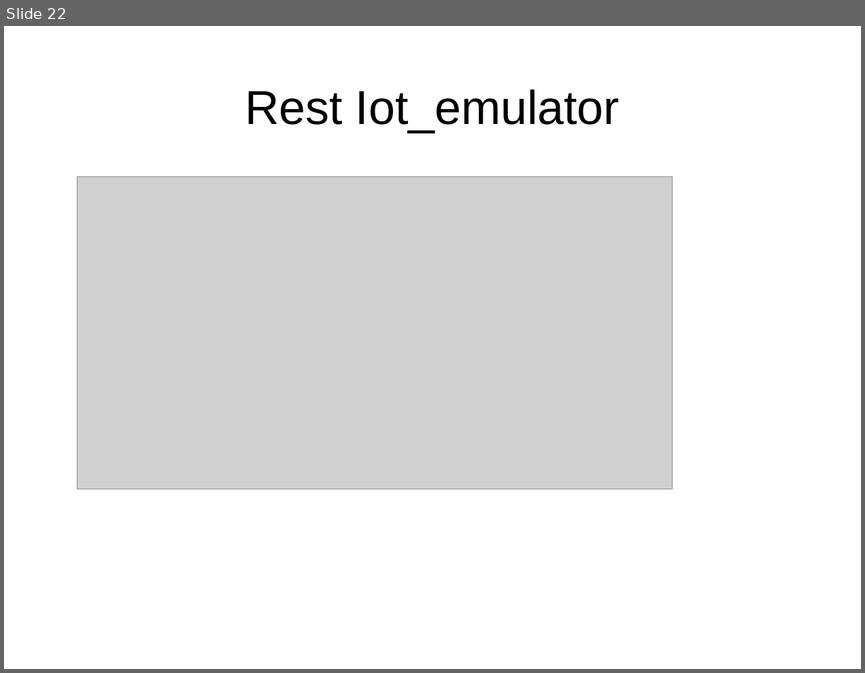
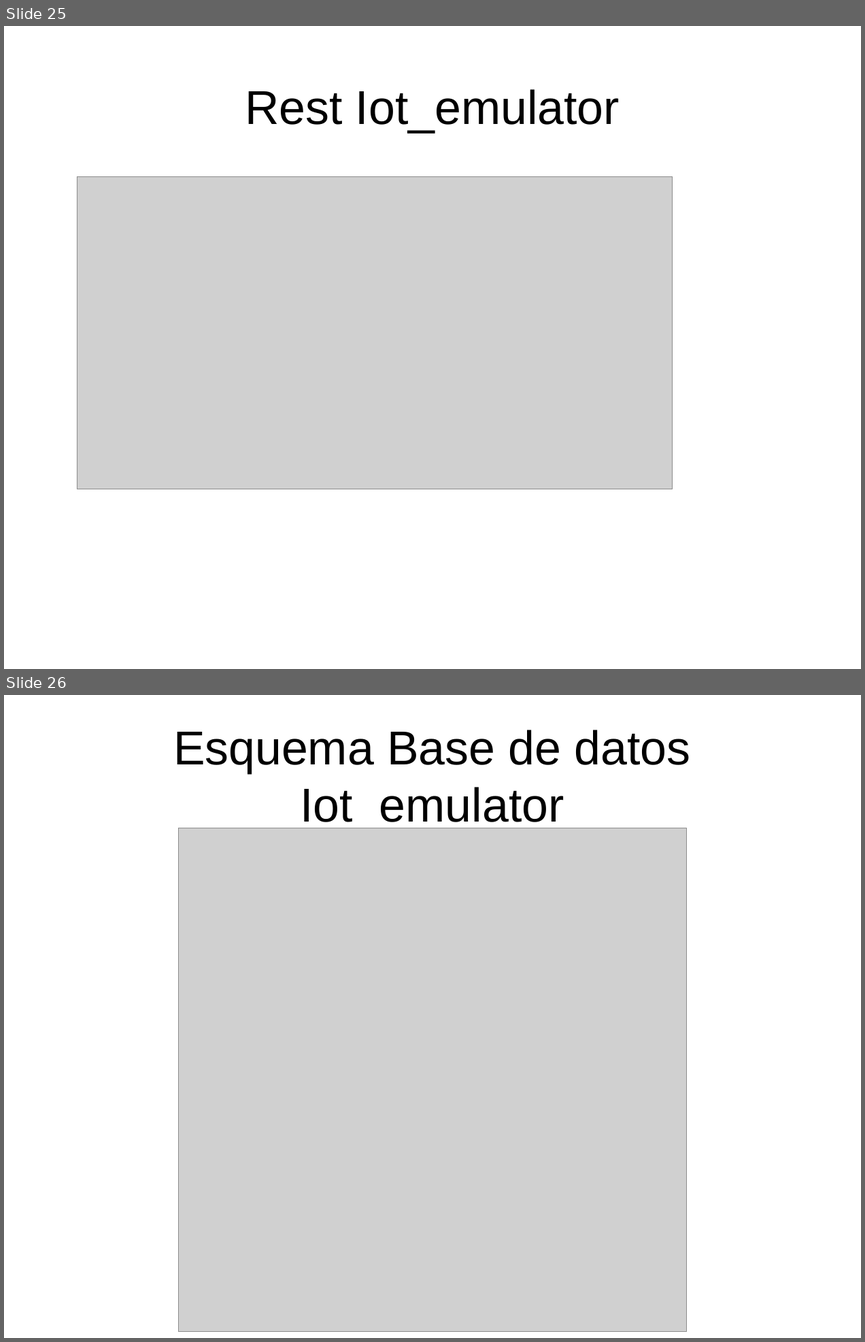
Before and after one commit to danielsalgadop/sac, a slide deck: docs/presentation/social_access_controller.odp. Shown one above the other, each under a label of ours: slide 22 before the commit, slides 25 and 26 after it. The pictures are 865x673 and 865x1342 pixels, drawn with LibreOffice and Linux fonts; fonts in the diff are those of the drawing; grey boxes stand for pictures. Boxes give left, top, right and bottom in pixels: in the first picture for what was removed or moved away, otherwise in the second. Text is boxed around its words. In the diff, an @@ line names an element or a change of style, - is before the commit and + after.

```diff
--- a/docs/presentation/social_access_controller.odp
+++ b/docs/presentation/social_access_controller.odp
@@ slide 26 added at <box>4,695,861,1338</box>, background #FFFFFF @@
@@ title added at <box>173,730,691,830</box>, 44 pt, text #000000 @@
+Esquema Base de datos Iot_emulator
@@ picture added at <box>178,828,687,1331</box> @@
@@ what was slide 22 is now slide 25 @@
```
Also in this commit, not shown: 3 slides changed, 5 other slides added, 1 slide removed, 2 other files.
